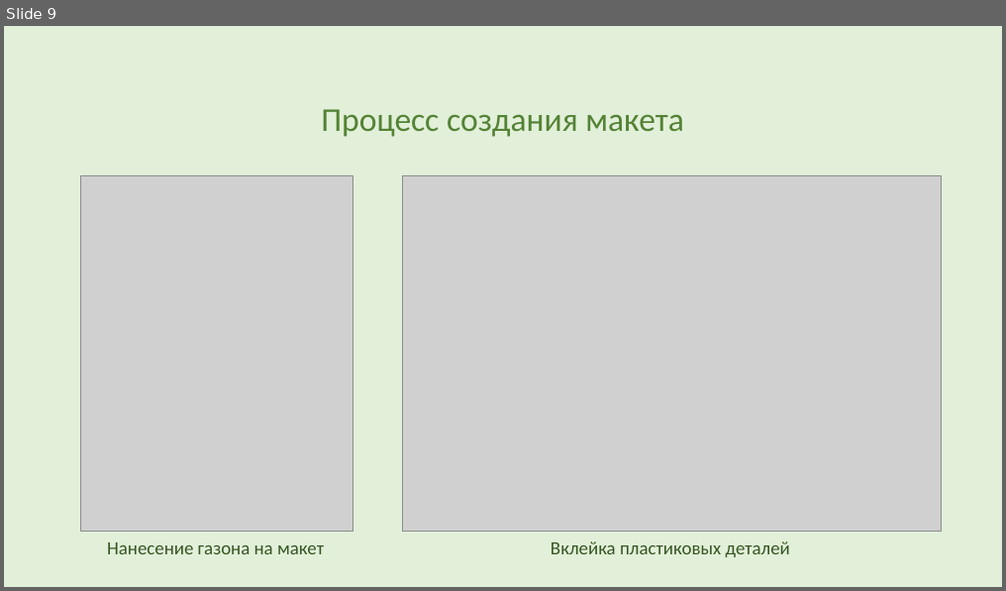
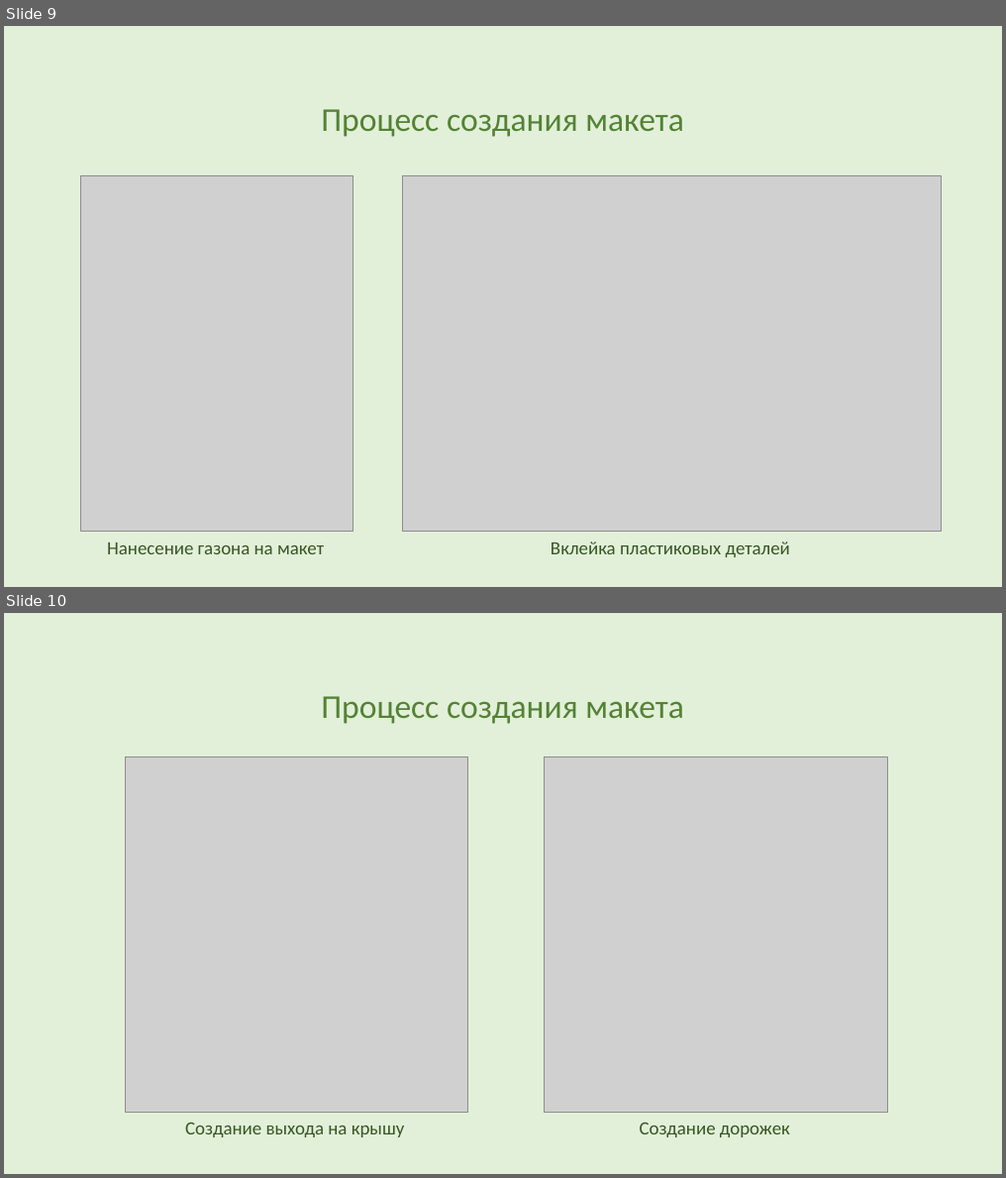
Before and after one commit to AkulinaDN/RoofPark, a slide deck: 10б Неумойчева презентация.pptm. Shown one above the other, each under a label of ours: slide 9 before the commit, slides 9 and 10 after it. The pictures are 1006x591 and 1006x1178 pixels, drawn with LibreOffice and Linux fonts; fonts in the diff are those of the drawing; grey boxes stand for pictures. Boxes give left, top, right and bottom in pixels: in the first picture for what was removed or moved away, otherwise in the second. Text is boxed around its words. In the diff, an @@ line names an element or a change of style, - is before the commit and + after.

Commit message:
Уточнение целей, развитие макета

```diff
--- a/10б Неумойчева презентация.pptm
+++ b/10б Неумойчева презентация.pptm
@@ slide 10 added at (4, 613, 1002, 1174), background #E2F0D9 @@
@@ title added at (321, 696, 684, 724), 32 pt, text #548235 @@
+Процесс создания макета
@@ picture added at (126, 757, 468, 1113) @@
@@ picture added at (545, 757, 887, 1113) @@
@@ text added at (185, 1123, 405, 1138), 18 pt, text #375623 @@
+Создание выхода на крышу
@@ text added at (640, 1122, 790, 1138), 18 pt, text #375623 @@
+Создание дорожек
```
Also in this commit, not shown: 1 slide changed, 1 slide removed, 3 other files.
